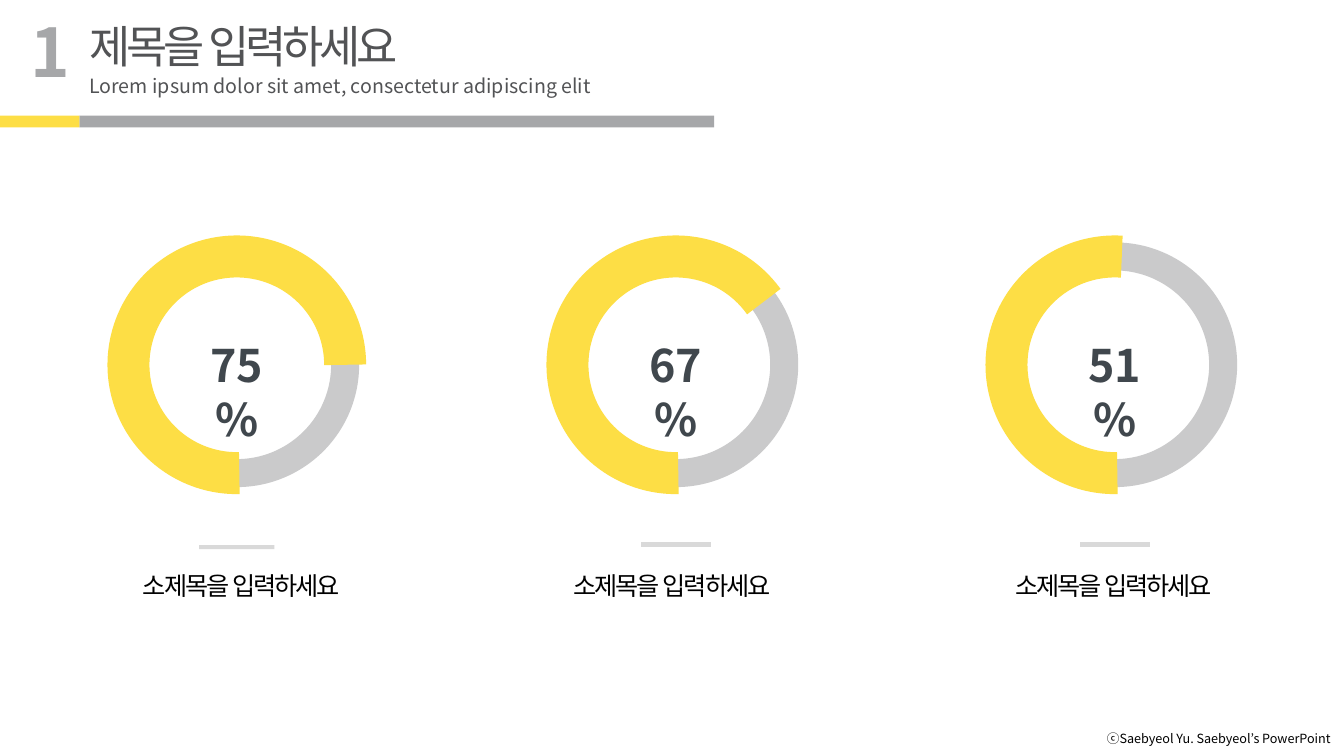
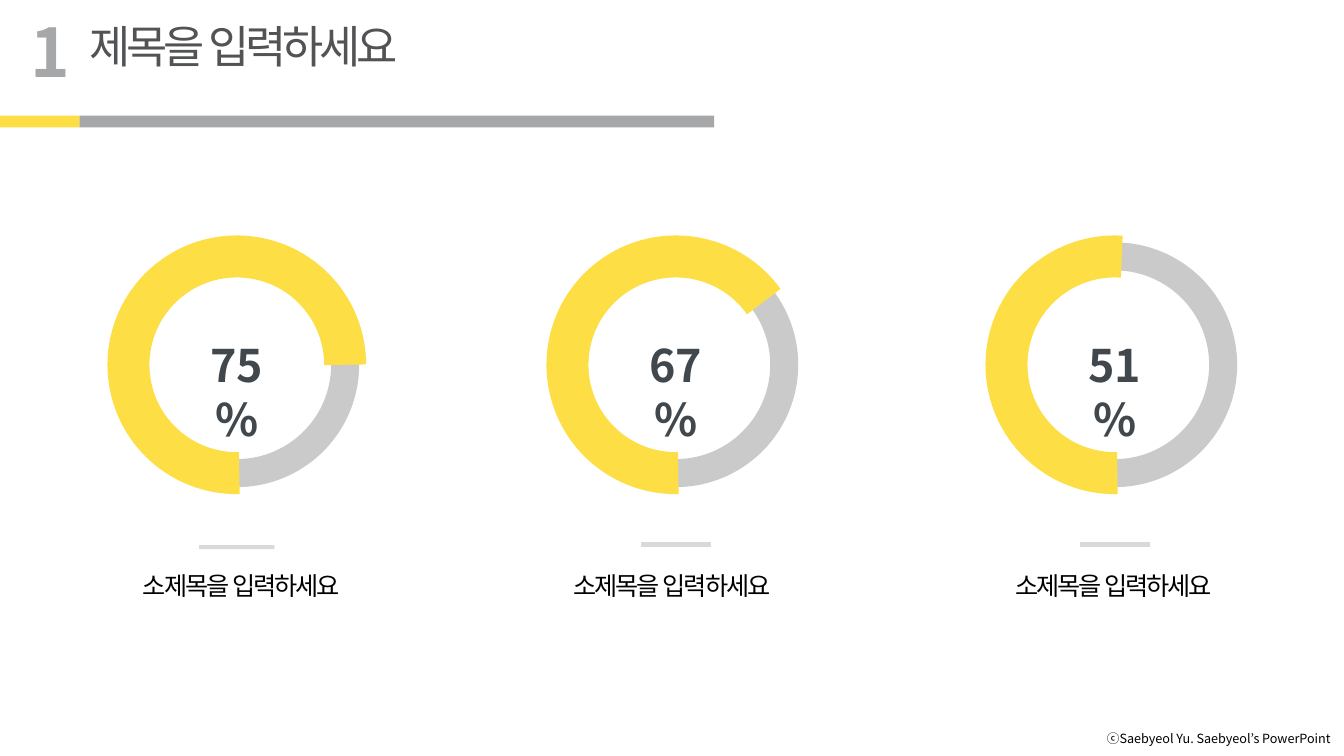
Before and after one commit to kkcchh9999/Work-out_Record_App, a slide deck: slide 11 of Document/A-Team 발표자료.pptx (slide 7 before the commit). Drawn at 1344x756 pixels with LibreOffice and Linux fonts; fonts in the diff are those of the drawing. Boxes give left, top, right and bottom in pixels: in the first picture for what was removed or moved away, otherwise in the second. Text is boxed around its words. In the diff, an @@ line names an element or a change of style, - is before the commit and + after.

```diff
--- a/Document/A-Team 발표자료.pptx
+++ b/Document/A-Team 발표자료.pptx
@@ text removed at (89,77,590,98) @@
-Lorem ipsum dolor sit amet, consectetur adipiscing elit
```
Also in this commit, not shown: 4 other slides changed, 4 slides added, 1 slide removed.
